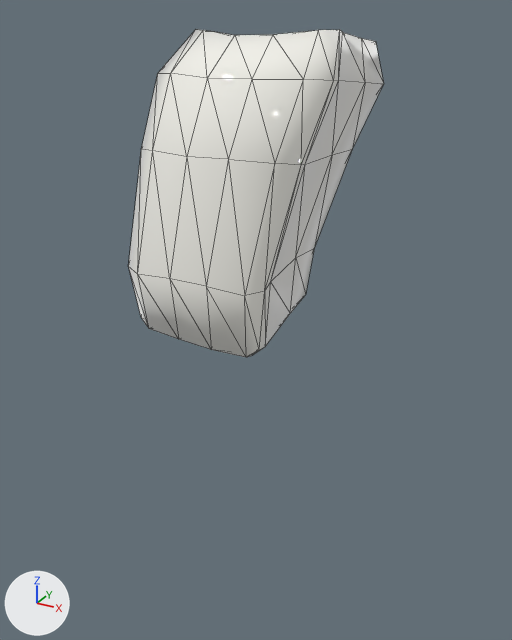
A saved change to the glTF model resources/js/assets/55.glb.
One viewpoint serves both versions: a 50 mm lens placed at (-0.1164, -0.1535, 0.3781), pointed at (-0.2068, 0.0108, 0.296). The lights are fixed; the arrows at lower left show +X, +Y and +Z. The picture after the commit comes second. Mesh edges are drawn as thin lines.

Before the edit, the objects in view are built like this:
```python
me_cube_040 = bpy.data.meshes.new('Cube.040')
me_cube_040.from_pydata(...)  # 96 vertices, 188 faces; spans x 0.1833..0.2375, y 0.002..0.0864, z -0.1765..-0.0932
me_cube_040.materials.append(mat_caine_denture_teeth)  # white #fcfbf3
ob_caine_denture_014 = bpy.data.objects.new('Caine.Denture.014', me_cube_040)
ob_caine_denture_014.location = (0.0027, -0.0009, 0.1931)
ob_caine_denture_014.rotation_euler = (-0.202, 3.141, -0.000214)  # degrees (-12, 180, -0)
```
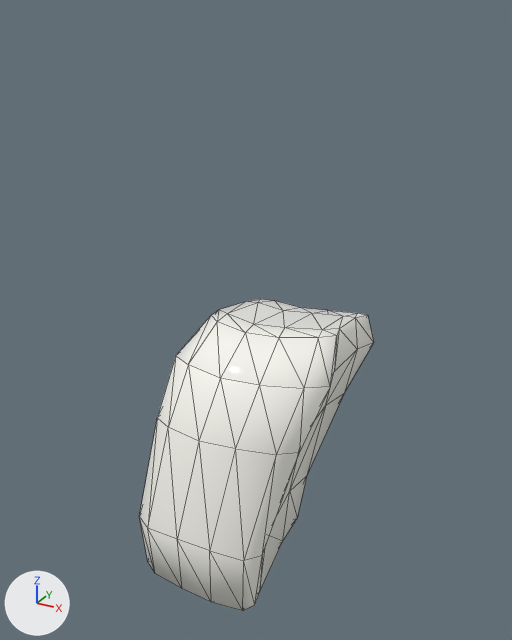
The change, as a diff of the scene's bpy script:
```diff
--- a/resources/js/assets/55.glb.py
+++ b/resources/js/assets/55.glb.py
@@ ob_caine_denture_014 @@
 ob_caine_denture_014 = bpy.data.objects.new('Caine.Denture.014', me_cube_040)
-ob_caine_denture_014.location = (0.0027, -0.0009, 0.1931)
-ob_caine_denture_014.rotation_euler = (-0.202, 3.141, -0.000214)  # degrees (-12, 180, -0)
+ob_caine_denture_014.location = (0.007, -0.0215, 0.1203)
+ob_caine_denture_014.rotation_euler = (-0.108, -3.142, 0.0)  # degrees (-6.2, -180, 0)
```

Where the change shows, as pixel boxes [x1, y1, x2, y2] in the pictures (512 x 640 px):
'Caine.Denture.014', moved, turned: before [128, 29, 384, 357]; after [139, 299, 374, 611]
